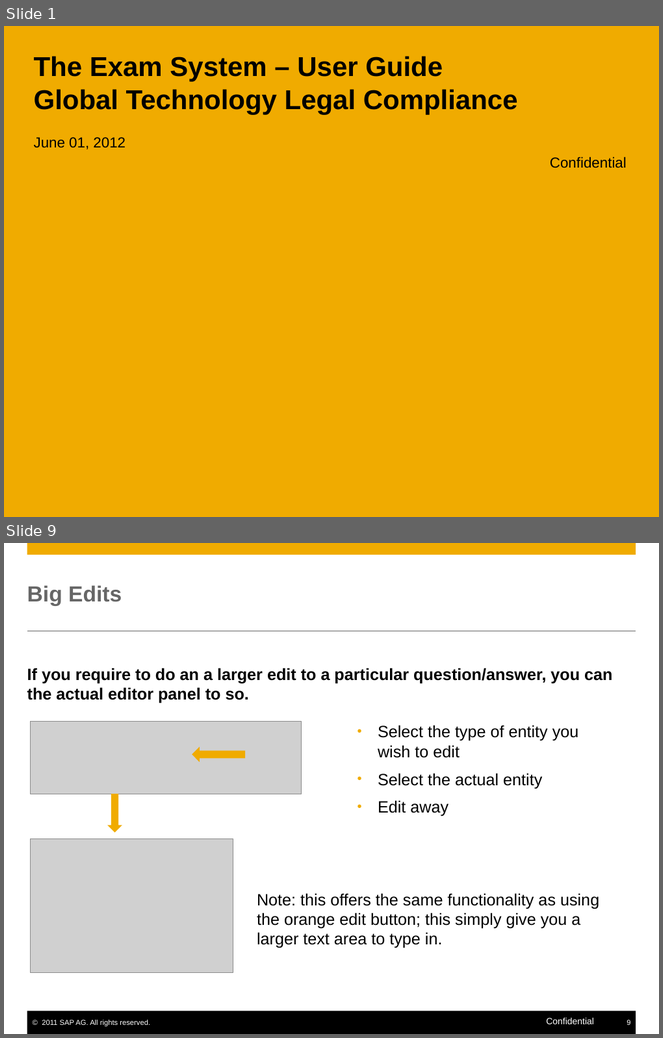
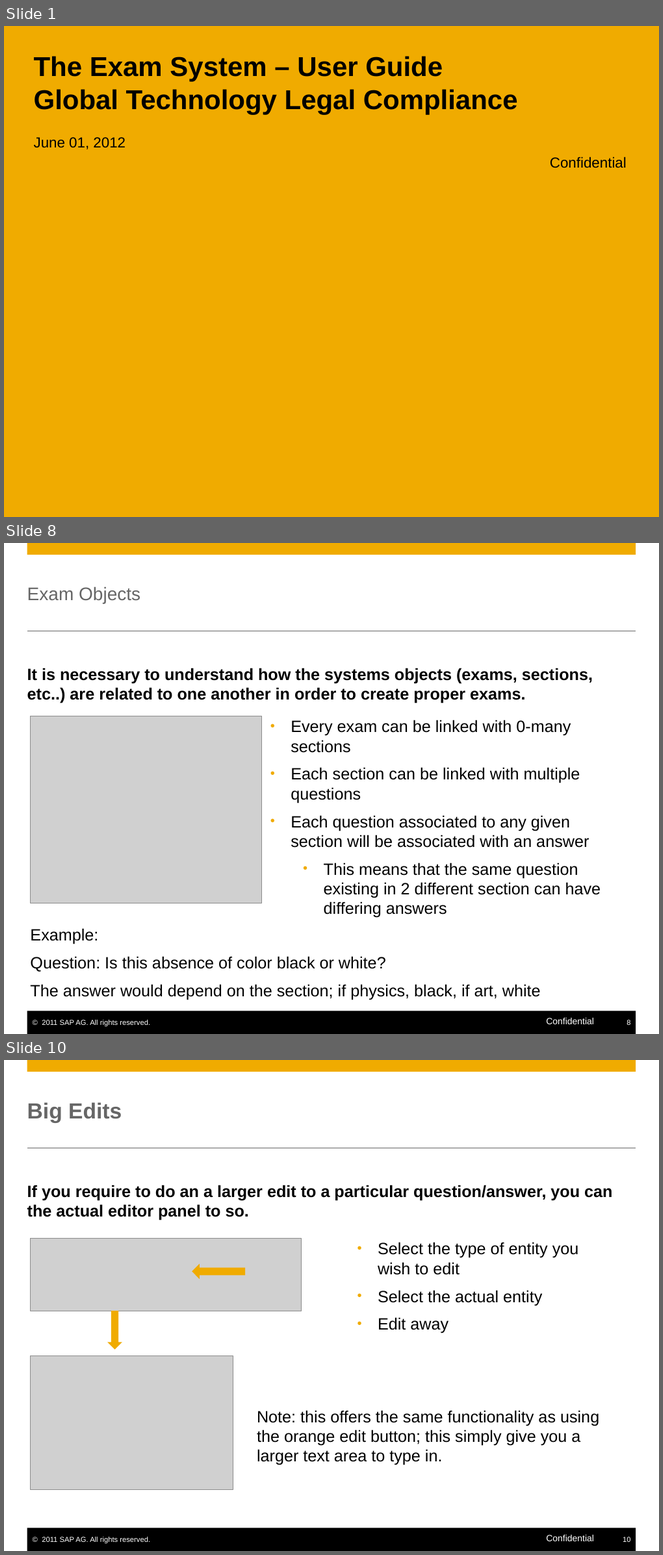
Before and after one commit to evanlouie/EXAM_system, a slide deck: The Exam System - User Guide.pptx. Shown one above the other, each under a label of ours: slides 1 and 9 before the commit, slides 1, 8 and 10 after it; the slides between them are not shown. The pictures are 663x1038 and 663x1555 pixels, drawn with LibreOffice and Linux fonts; fonts in the diff are those of the drawing; grey boxes stand for pictures; background and template pictures are left out. Boxes give left, top, right and bottom in pixels: in the first picture for what was removed or moved away, otherwise in the second. Text is boxed around its words. In the diff, an @@ line names an element or a change of style, - is before the commit and + after.

```diff
--- a/The Exam System - User Guide.pptx
+++ b/The Exam System - User Guide.pptx
@@ slide 8 added at [4,543,659,1034], background #FFFFFF; not listed: 6 template elements that a slide beside it also shows @@
@@ title added at [27,587,140,603], 20 pt, text #666666 @@
+Exam Objects
@@ text added at [27,668,593,704], 18 pt, text #000000, bold @@
+It is necessary to understand how the systems objects (exams, sections, etc..) are related to one another in order to create proper exams.
@@ picture added at [30,716,262,903] @@
@@ text added at [291,720,601,918], 18 pt, text #000000 @@
+• Every exam can be linked with 0-many sections
+• Each section can be linked with multiple questions
+• Each question associated to any given section will be associated with an answer
+  • This means that the same question existing in 2 different section can have differing answers
@@ text added at [30,928,541,1000], 18 pt, text #000000 @@
+Example:
+Question: Is this absence of color black or white?
+The answer would depend on the section; if physics, black, if art, white
@@ what was slide 9 is now slide 10 @@
@@ page number at [623,1537,631,1542]: text changed @@
-9
+10
```
Also in this commit, not shown: 9 slides changed, 1 other slide added, 3 other files.
